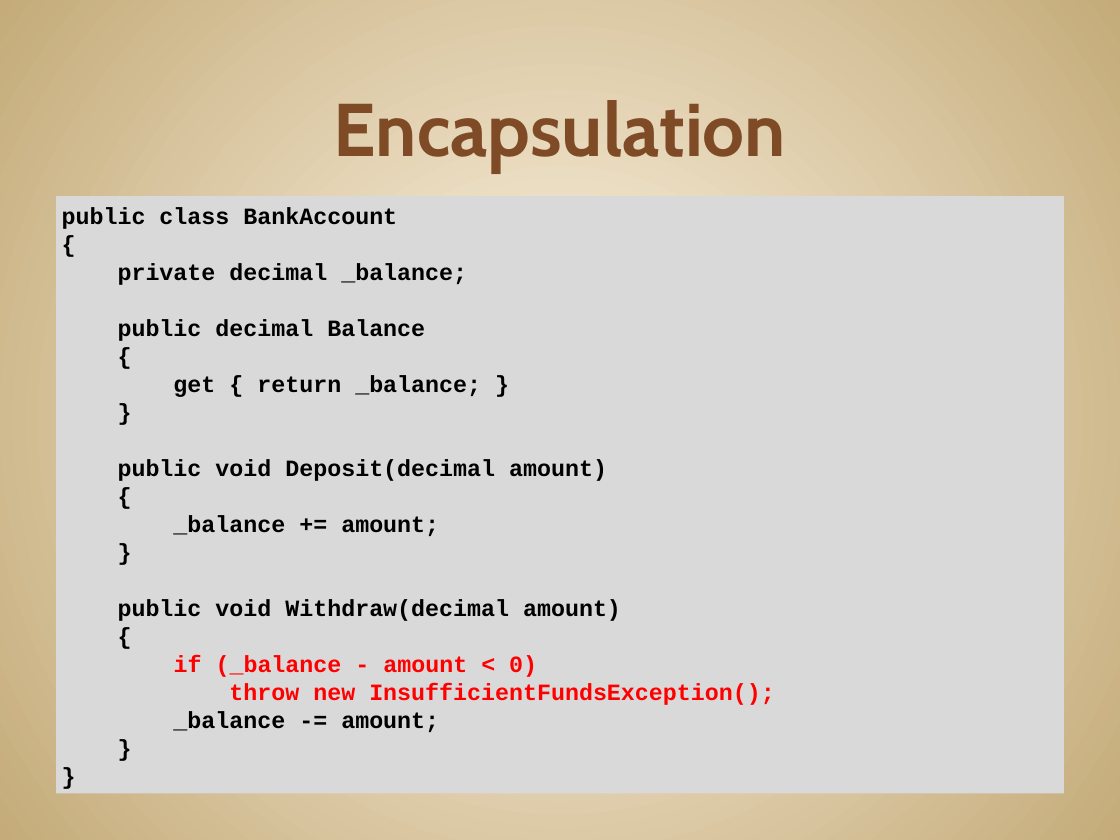
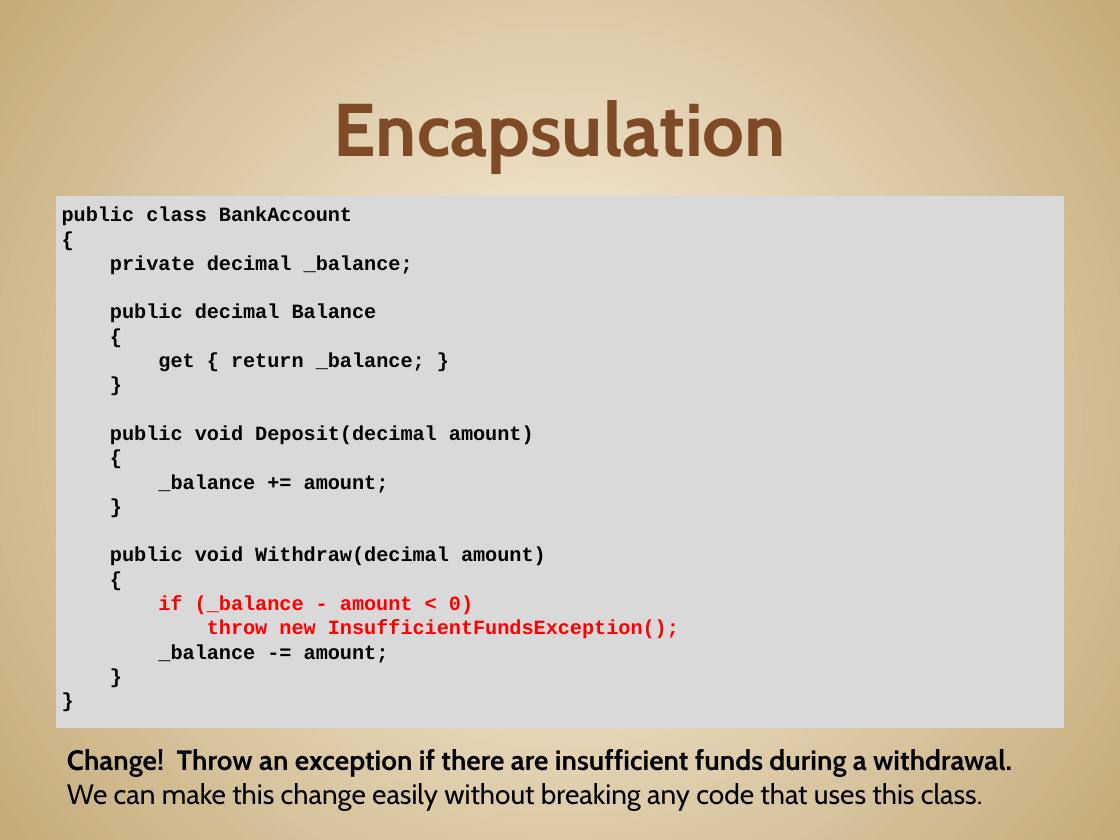
Before and after one commit to JonKruger/oop-solid-sample, a slide deck: slide 21 of slides/OOP-SOLID-CodeMash.pptx (slide 20 before the commit). Drawn at 1120x840 pixels with LibreOffice and Linux fonts; fonts in the diff are those of the drawing. Boxes give left, top, right and bottom in pixels: in the first picture for what was removed or moved away, otherwise in the second. Text is boxed around its words. In the diff, an @@ line names an element or a change of style, - is before the commit and + after.

Commit message:
added more to encapsulation example

```diff
--- a/slides/OOP-SOLID-CodeMash.pptx
+++ b/slides/OOP-SOLID-CodeMash.pptx
@@ text "public class BankAccount": place and size @@
-text "public class BankAccount" at (56,196,1064,793)
+text "public class BankAccount" at (56,196,1064,728)
@@ text "public class BankAccount" at (56,196,1064,728): size 15 to 13 pt @@
@@ text added at (67,749,1012,810), 18 pt, text #000000, bold @@
+Change! Throw an exception if there are insufficient funds during a withdrawal. We can make this change easily without breaking any code that uses this class.
```
Also in this commit, not shown: 3 other slides changed, 1 slide added.
